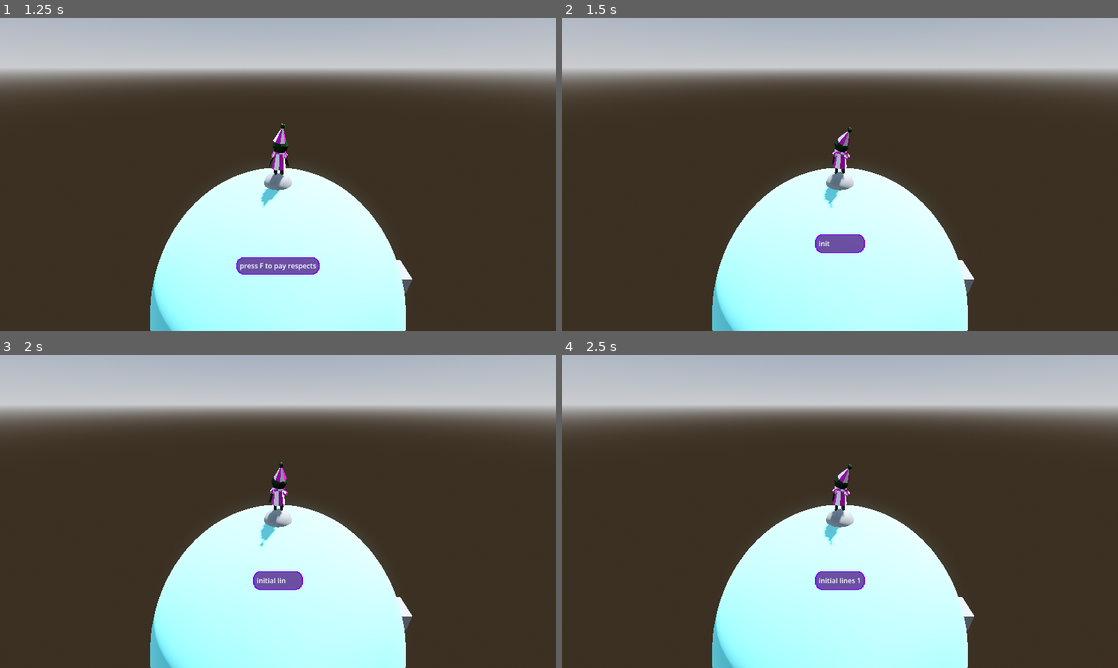
Above: before the commit, frames 1-4 (two rows, left to right).
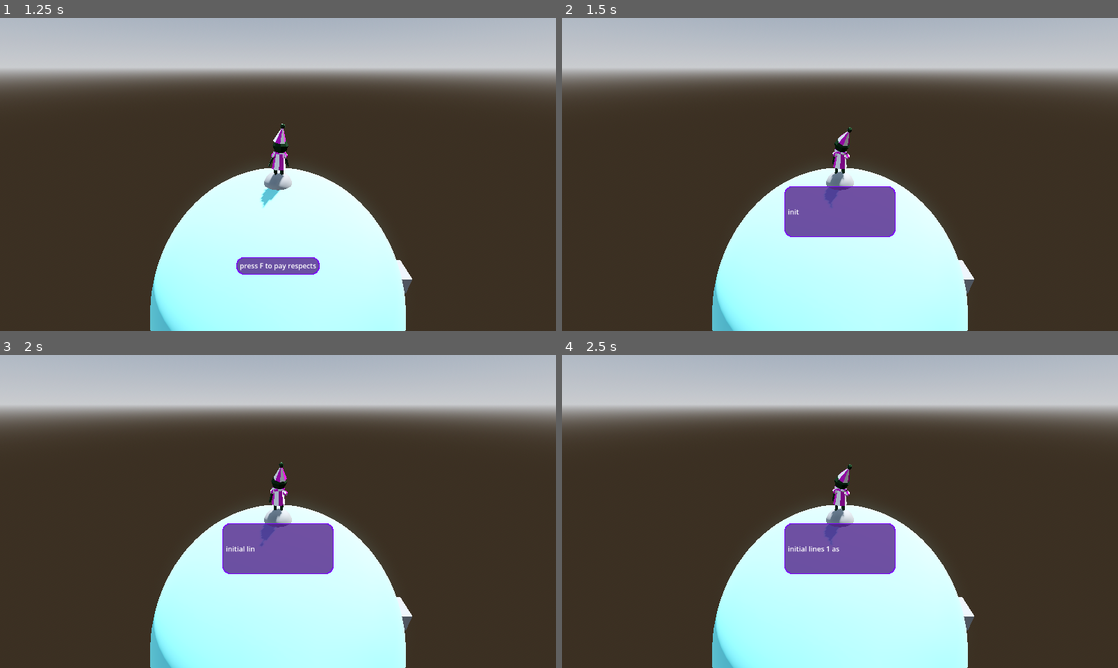
Above: after the commit, the same moments.

Repository: boner-cmd/effective-octo-pancake
Game: Godot game, scene res://Scenes/TitleScreen.tscn
Same seed, same stepped clock (60 frames per second), same inputs: the game is played once before the commit and once after it. The engine's default icon, where the game draws it, is replaced by a stand-in: a white triangle on a blue panel in a dark square. Sound files missing from this copy of the repository are replaced by a short silence.
Inputs (mouse positions are in pixels of both pictures, inside the frame that each line leads up to):
- Up to frame 1 (1.25 s): click (61, 149) at 0.5 s
- Up to frame 2 (1.5 s): tap F (advance_dialogue) at 1.25 s; move the mouse to (867, 174) at 1.27 s; hold W (up) from 1.28 s (still down); hold F (advance_dialogue) from 1.28 s (still down)
- Up to frame 3 (2 s): keep holding W (up); keep holding F (advance_dialogue); tap Space (jump) at 1.52 s
- Up to frame 4 (2.5 s): keep holding W (up); move the mouse to (812, 511) at 2.02 s; release F (advance_dialogue) at 2.03 s; click (812, 511) at 2.1 s; tap Space (jump) at 2.27 s

Frame 1 is identical in both runs. In frame 2, 3.6% of the frame differs, in the area x 40-60%, y 53-76%; in frame 3, 3.6%; in frame 4, 3.6%.

Commit message:
speech sfx in dialogue implemented

Diff:
--- a/Scenes/DialogueManager/DialogueManager.gd
+++ b/Scenes/DialogueManager/DialogueManager.gd
@@ -5,6 +5,9 @@
 var dialogue_state : CONV_STATE = CONV_STATE.COMPLETE
 
 var text_box_scene = preload("res://Scenes/DialogueManager/text_box.tscn")
+
+var sfx: AudioStream
+var dialogue_finished_sfx: AudioStream
 
 var canvas_layer : CanvasLayer
 
@@ -27,7 +30,7 @@
 var is_dialogue_active = false
 var can_advance_line = false
 
-func start_dialogue(CanvasLayer_in : CanvasLayer, lines: Array[String], lines_2: Array[String], lines_3: Array[String]):
+func start_dialogue(CanvasLayer_in : CanvasLayer, lines: Array[String], lines_2: Array[String], lines_3: Array[String], voice_sfx: AudioStream):
 	if is_dialogue_active:
 		return
 	canvas_layer = CanvasLayer_in
@@ -35,6 +38,7 @@
 	dialogue_length = dialogue_lines.size()
 	dialogue_state = CONV_STATE.PLAYER_LISTEN
 
+	sfx = voice_sfx
 	#handle wonk cases
 	if lines_2 != []:
 		complex = true
@@ -65,7 +69,7 @@
 		dialogue_lines_3 = []
 		#dialogue_state = CONV_STATE.PLAYER_RECEIVE
 
-	text_box.display_text(dialogue_lines[current_line_index])
+	text_box.display_text(dialogue_lines[current_line_index], sfx)
 	can_advance_line = false
 
 func _on_text_box_finished_displaying():
--- a/Scenes/DialogueManager/NPC_TemplateScript.gd
+++ b/Scenes/DialogueManager/NPC_TemplateScript.gd
@@ -9,9 +9,9 @@
 
 #Dialogue goes here
 @export var initial_lines: Array[String] = [
-	"initial lines 1",
-	"initial lines 2",
-	"initial lines 3",
+	"initial lines 1 asdfajnsldkfjh akljsdhflk askljhalskj alskjskjsdkdk weoioieoak oidoie aoiufoiuwe oi",
+	"initial lines 2 asdfaoihje ioauefhiauh aiopuesfpiauh opuiashgpoiauhg owieqoiuwe oiausfpoaiufeo",
+	"initial lines 3asfew  awefasdf ewfwerwoikjloai oauifpioau owi uiayfiouweayhoiuahsdf",
 	]
 
 @export var give_lines: Array[String] = [
--- a/Scenes/DialogueManager/interaction_area_template.gd
+++ b/Scenes/DialogueManager/interaction_area_template.gd
@@ -2,6 +2,8 @@
 
 @onready var interact_ui : MarginContainer = %interact
 @onready var CanvasLayer_in: CanvasLayer = %CanvasLayer
+@onready var speech_sound = preload("res://sound fx exports/typewriter2026-05-20_13_26_04.wav")
+
 
 var current_NPC : MeshInstance3D
 
@@ -59,7 +61,7 @@
 	current_NPC.current_state = current_status
 
 	if current_status != DialogueManager.CONV_STATE.COMPLETE:
-		DialogueManager.start_dialogue(CanvasLayer_in, lines, lines_2, lines_3)
+		DialogueManager.start_dialogue(CanvasLayer_in, lines, lines_2, lines_3, speech_sound)
 		lines = []
 		lines_2 = []
 		lines_3 = []
--- a/Scenes/DialogueManager/interaction_area_template_door.gd
+++ b/Scenes/DialogueManager/interaction_area_template_door.gd
@@ -3,6 +3,7 @@
 @export var Canvas : CanvasLayer
 @export var interact_ui : MarginContainer
 @onready var CanvasLayer_in: CanvasLayer = %CanvasLayerDoor
+@onready var speech_sound = preload("res://sound fx exports/typewriter2026-05-20_13_26_04.wav")
 
 var current_NPC : MeshInstance3D
 
@@ -60,7 +61,7 @@
 	current_NPC.current_state = current_status
 
 	if current_status != DialogueManager.CONV_STATE.COMPLETE:
-		DialogueManager.start_dialogue(CanvasLayer_in, lines, lines_2, lines_3)
+		DialogueManager.start_dialogue(CanvasLayer_in, lines, lines_2, lines_3, speech_sound)
 		lines = []
 		lines_2 = []
 		lines_3 = []
--- a/Scenes/DialogueManager/text_box.gd
+++ b/Scenes/DialogueManager/text_box.gd
@@ -2,6 +2,7 @@
 
 @onready var label = $MarginContainer/Label
 @onready var timer = $LetterDisplayTimer
+@onready var audio_player = $AudioStreamPlayer
 
 const  MAX_WIDTH = 256
 
@@ -14,9 +15,10 @@
 
 signal finished_displaying()
 
-func display_text(text_to_display: String):
+func display_text(text_to_display: String, speech_sfx: AudioStream):
 	text = text_to_display
 	label.text = text_to_display
+	audio_player.stream = speech_sfx
 
 	await resized
 	custom_minimum_size.x = min(size.x, MAX_WIDTH)
@@ -49,5 +51,14 @@
 		_:
 			timer.start(letter_time)
 
+			var new_audio_player = audio_player.duplicate()
+			new_audio_player.pitch_scale += randf_range(-0.1, 0.1)
+			if text[letter_index] in ["a", "e", "i", "o", "u"]:
+				new_audio_player.pitch_scale += 0.2
+			get_tree().root.add_child(new_audio_player)
+			new_audio_player.play()
+			await new_audio_player.finished
+			new_audio_player.queue_free()
+
 func _on_letter_display_timer_timeout() -> void:
 	_display_letter()
--- a/Scenes/DialogueManager/text_box.tscn
+++ b/Scenes/DialogueManager/text_box.tscn
@@ -42,4 +42,6 @@
 [node name="LetterDisplayTimer" type="Timer" parent="." unique_id=182031045]
 one_shot = true
 
+[node name="AudioStreamPlayer" type="AudioStreamPlayer" parent="." unique_id=656195157]
+
 [connection signal="timeout" from="LetterDisplayTimer" to="." method="_on_letter_display_timer_timeout"]
